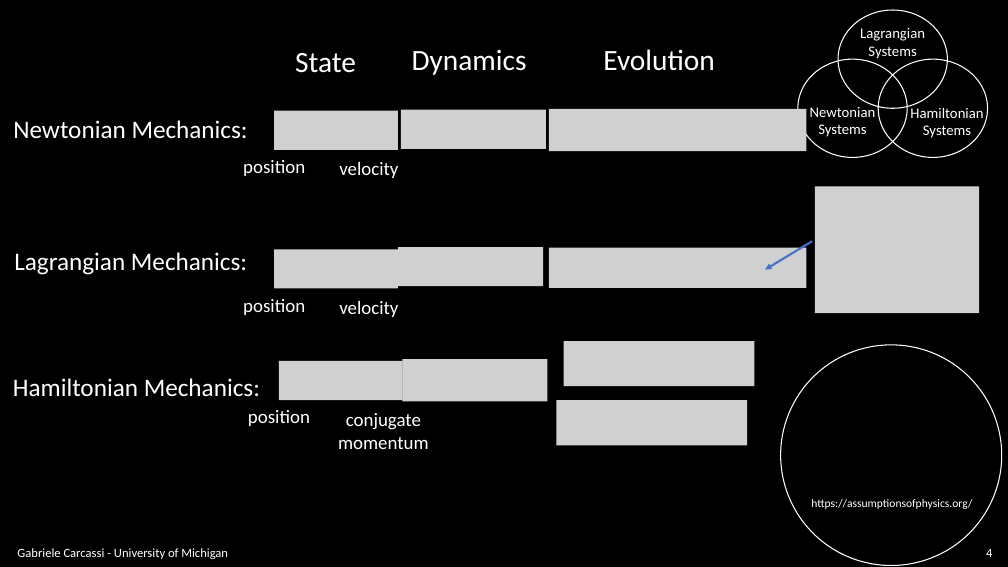
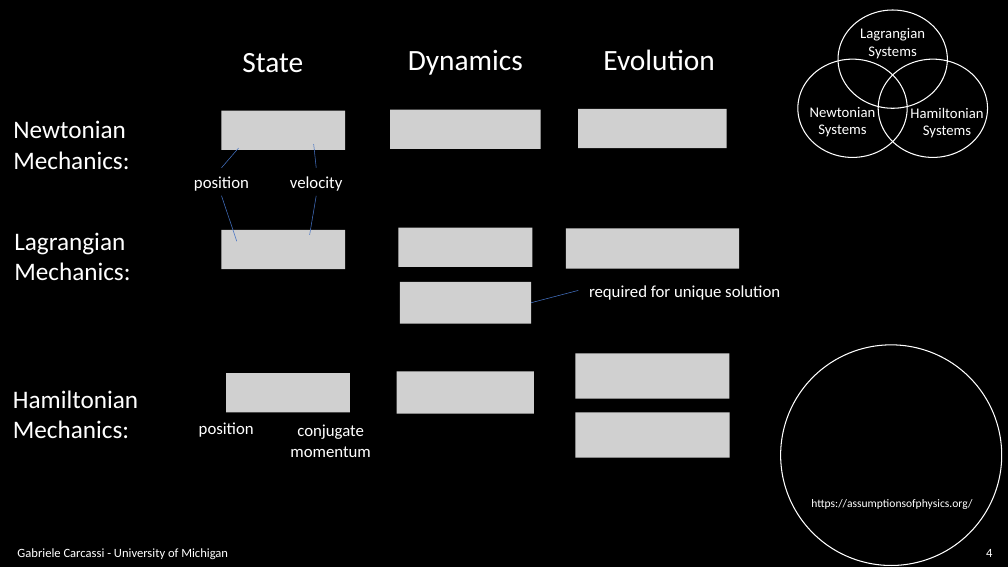
Before and after one commit to assumptionsofphysics/slides, a slide deck: slide 4 of BookCompanions-v2/RP-Class-1.pptx. Drawn at 1008x567 pixels with LibreOffice and Linux fonts; fonts in the diff are those of the drawing; grey boxes stand for pictures; background and template pictures are left out. Boxes give left, top, right and bottom in pixels: in the first picture for what was removed or moved away, otherwise in the second. Text is boxed around its words. In the diff, an @@ line names an element or a change of style, - is before the commit and + after.

```diff
--- a/BookCompanions-v2/RP-Class-1.pptx
+++ b/BookCompanions-v2/RP-Class-1.pptx
@@ text "State": place and size @@
-text "State" at [295,53,356,73]
+text "State" at [242,53,303,73]
@@ text "Dynamics": place and size @@
-text "Dynamics" at [412,50,527,75]
+text "Dynamics" at [408,49,523,75]
@@ text "Newtonian Mechanics:" rewrapped from [13,120,248,139] to [13,120,129,170] @@
@@ picture: place and size @@
-picture at [274,110,399,150]
+picture at [222,110,346,150]
@@ picture: place and size @@
-picture at [401,110,546,149]
+picture at [390,110,541,149]
@@ picture: place and size @@
-picture at [549,109,807,151]
+picture at [578,109,727,148]
@@ line added from (222, 168) to (239, 148), #4472C4 0.5 pt @@
@@ line added from (316, 168) to (314, 144), #4472C4 0.5 pt @@
@@ size 18 to 16 pt in 4 elements at [290,424,370,457], [199,422,254,437], [290,176,342,191], [194,176,249,191] @@
@@ line added from (222, 196) to (237, 241), #4472C4 0.5 pt @@
@@ line added from (316, 196) to (310, 235), #4472C4 0.5 pt @@
@@ picture removed at [815,187,979,314] @@
@@ text "Lagrangian Mechanics:" rewrapped from [14,252,247,275] to [14,232,130,281] @@
@@ picture added at [222,230,346,269] @@
@@ picture: place and size @@
-picture at [399,247,544,287]
+picture at [399,228,532,267]
@@ picture: place and size @@
-picture at [549,248,807,288]
+picture at [566,228,740,268]
@@ picture removed at [274,250,399,289] @@
@@ arrow removed from (812, 241) to (765, 270) @@
@@ text removed at [243,299,305,315] @@
-position
@@ picture added at [400,282,531,324] @@
@@ line added from (578, 290) to (532, 302), #4472C4 0.5 pt @@
@@ text added at [589,285,780,300], 16 pt, text #FFFFFF @@
+required for unique solution
@@ text removed at [339,301,398,317] @@
-velocity
@@ picture: place and size @@
-picture at [564,341,755,386]
+picture at [575,353,730,399]
@@ text "Hamiltonian Mechanics:" rewrapped from [13,378,260,396] to [13,390,138,439] @@
@@ 2 texts, 1 picture: place and size @@
-2 texts, 1 picture at [243,160,403,400]
+2 texts, 1 picture at [194,176,350,413]
@@ picture: place and size @@
-picture at [402,359,547,402]
+picture at [397,371,535,414]
@@ text "position": place and size @@
-text "position" at [248,410,310,426]
+text "position" at [199,422,254,437]
@@ text "conjugate momentum": place and size @@
-text "conjugate momentum" at [338,413,429,449]
+text "conjugate momentum" at [290,424,370,457]
@@ picture: place and size @@
-picture at [557,400,747,445]
+picture at [575,412,730,457]
```
Also in this commit, not shown: 9 other slides changed, 1 slide added.
